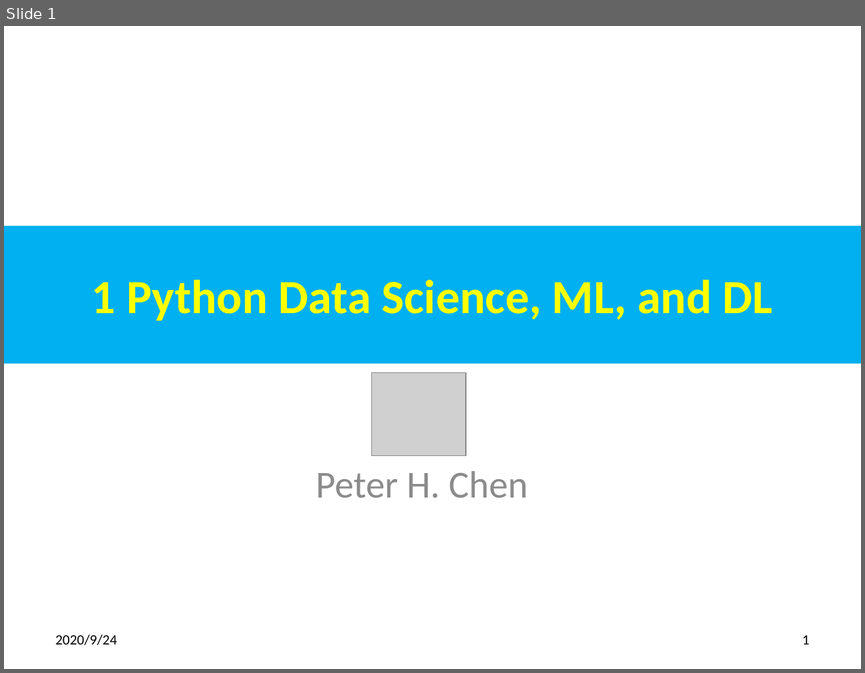
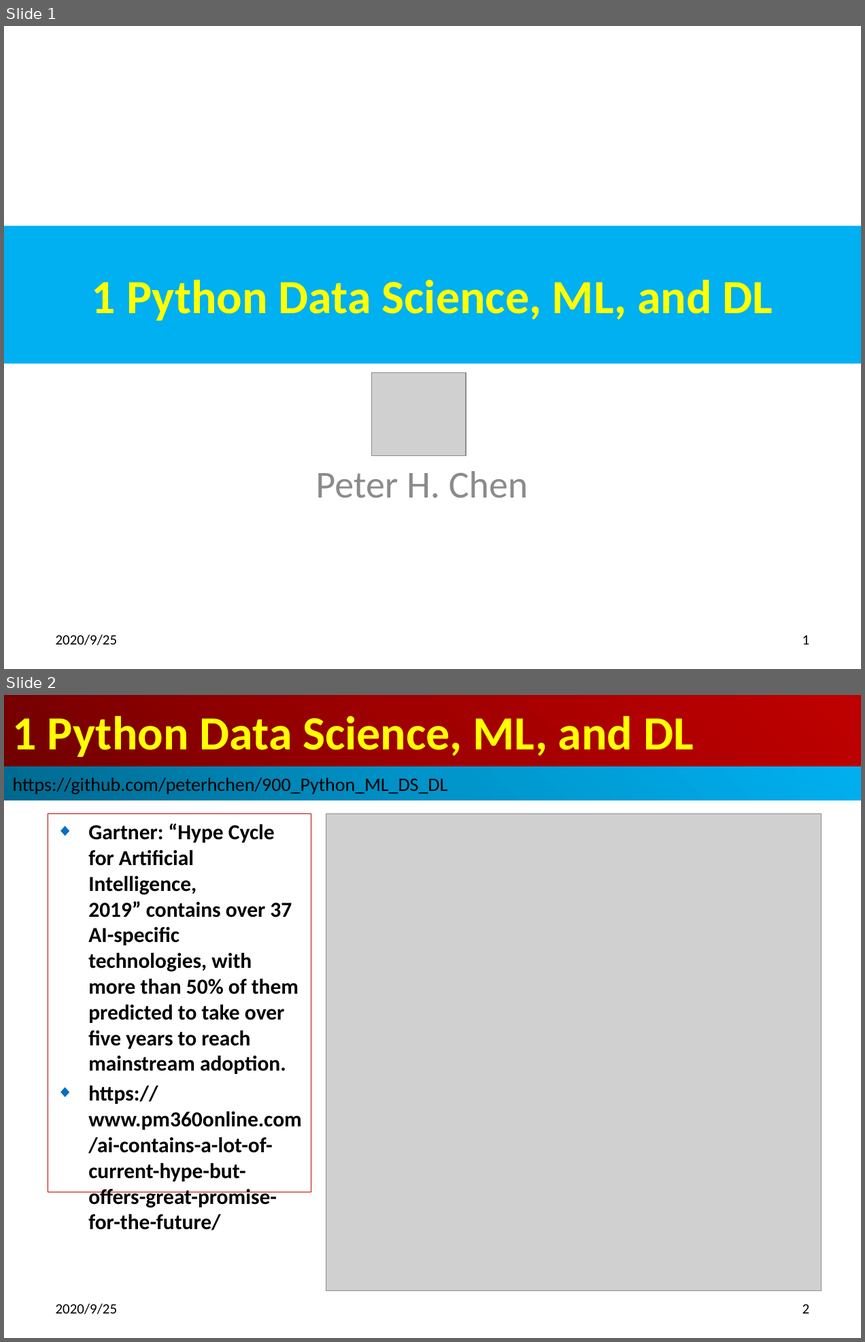
Before and after one commit to peterhchen/900_Python_ML_DS_DL, a slide deck: 001_Intro.pptx. Shown one above the other, each under a label of ours: slide 1 before the commit, slides 1 and 2 after it. The pictures are 865x673 and 865x1342 pixels, drawn with LibreOffice and Linux fonts; fonts in the diff are those of the drawing; grey boxes stand for pictures. Boxes give left, top, right and bottom in pixels: in the first picture for what was removed or moved away, otherwise in the second. Text is boxed around its words. In the diff, an @@ line names an element or a change of style, - is before the commit and + after.

```diff
--- a/001_Intro.pptx
+++ b/001_Intro.pptx
@@ slide 2 added at <box>4,695,861,1338</box>, background #FFFFFF @@
@@ title added at <box>4,695,861,767</box>, fill gradient #720000 to #A20000 to #C00000, 40 pt, text #FFFF00, bold @@
+1 Python Data Science, ML, and DL
@@ rectangle added at <box>4,767,861,800</box>, fill gradient #00688E to #0094CA to #00B0F0, 16 pt, text #000000 @@
+https://github.com/peterhchen/900_Python_ML_DS_DL
@@ subtitle added at <box>48,814,311,1192</box>, outline #C00000 0.75 pt, 18 pt, text #000000, bold @@
+◆ Gartner: “Hype Cycle for Artificial Intelligence, 2019” contains over 37 AI-specific technologies, with more than 50% of them predicted to take over five years to reach mainstream adoption.
+◆ https://www.pm360online.com/ai-contains-a-lot-of-current-hype-but-offers-great-promise-for-the-future/
@@ picture added at <box>326,814,821,1291</box> @@
@@ text added at <box>56,1303,118,1314</box>, 12 pt, text #000000 @@
+2020/9/25
@@ page number added at <box>802,1304,810,1313</box>, 12 pt, text #000000 @@
+2
@@ slide 1 changed as well @@
@@ text at <box>56,634,118,645</box>: text changed @@
-2020/9/24
+2020/9/25
```
Also in this commit, not shown: 10 other slides changed.
